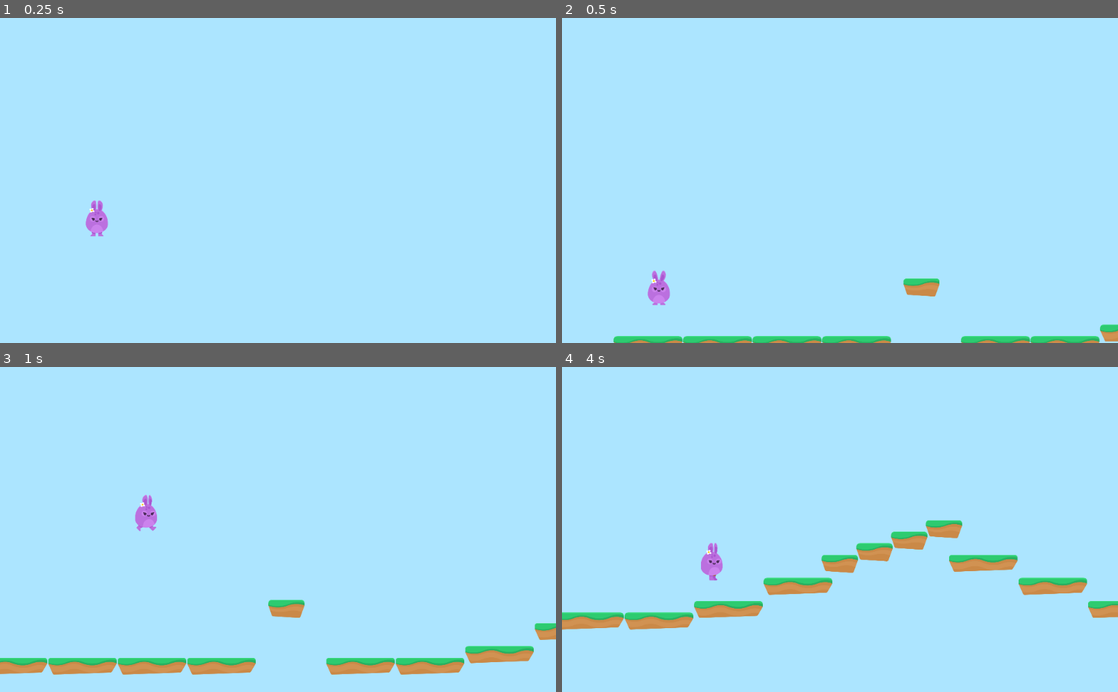
Above: before the commit, frames 1-4 (two rows, left to right).
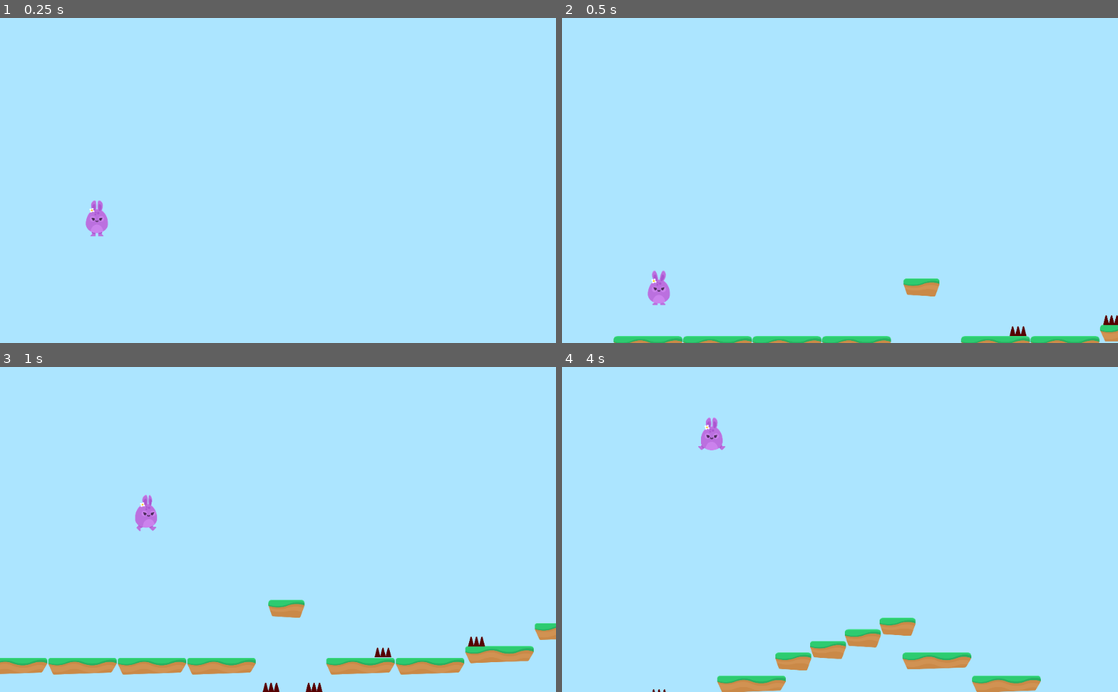
Above: after the commit, the same moments.

Repository: IchibanRei/HoppyDays
Game: Godot game, scene res://Levels/Level1.tscn
The game is run twice, just before and just after one commit, with the same random seed, the same clock (stepped at 60 frames per second) and the same inputs.
Inputs:
- Up to frame 1 (0.25 s): no input
- Up to frame 2 (0.5 s): no input
- Up to frame 3 (1 s): hold D (right) from 0.53 s (still down); hold Space (jump) from 0.53 s (still down)
- Up to frame 4 (4 s): release Space (jump) at 1.28 s; tap Space (jump) at 1.35, 1.52, 1.82, 2.85, 3.02, 3.32 s; release D (right) at 2.03 s; hold A (left) 2.03-2.78 s; hold Space (jump) 2.03-2.78 s; hold D (right) from 2.78 s (still down); hold Space (jump) from 3.53 s (still down)

Frame 1 is identical in both runs. In frame 2, 0.1% of the frame differs, in the area x 80-100%, y 91-98%; in frame 3, 0.3%; in frame 4, 8.9%, in the area x 0-100%, y 15-100%.

Commit message:
Added sound, music and game loop
Added sound, music and game loop

Diff:
--- /dev/null
+++ b/Hazards/SpikeTop.tscn
@@ -0,0 +1,17 @@
+[gd_scene load_steps=3 format=2]
+
+[ext_resource path="res://Hazards/hazards.gd" type="Script" id=1]
+[ext_resource path="res://GFX/Environment/spikes_top.png" type="Texture" id=2]
+
+[node name="SpikeTop" type="Area2D"]
+modulate = Color( 0.380392, 0, 0, 1 )
+collision_layer = 4
+script = ExtResource( 1 )
+
+[node name="Sprite" type="Sprite" parent="."]
+texture = ExtResource( 2 )
+
+[node name="CollisionPolygon2D" type="CollisionPolygon2D" parent="."]
+visible = false
+polygon = PoolVector2Array( -33.0483, -26.9903, -46.8382, 26.2208, 47.143, 26.2208, 32.9035, -26.9903 )
+[connection signal="body_entered" from="." to="." method="_on_SpikeTop_body_entered"]
--- /dev/null
+++ b/Hazards/hazards.gd
@@ -0,0 +1,6 @@
+extends Area2D
+
+
+
+func _on_SpikeTop_body_entered(body):
+	body.hurt()
--- /dev/null
+++ b/Levels/GameOver.gd
@@ -0,0 +1,4 @@
+extends Control
+
+func _on_RestartButton_pressed():
+	get_tree().change_scene("res://Levels/Level1.tscn")
--- /dev/null
+++ b/Levels/GameOver.tscn
@@ -0,0 +1,63 @@
+[gd_scene load_steps=7 format=2]
+
+[ext_resource path="res://Levels/GameOver.gd" type="Script" id=1]
+[ext_resource path="res://GFX/Background/bg_layer1.png" type="Texture" id=2]
+[ext_resource path="res://Fonts/candles_.ttf" type="DynamicFontData" id=3]
+[ext_resource path="res://GFX/HUD/lifes.png" type="Texture" id=4]
+
+[sub_resource type="DynamicFont" id=1]
+size = 128
+font_data = ExtResource( 3 )
+
+[sub_resource type="DynamicFont" id=2]
+size = 64
+font_data = ExtResource( 3 )
+
+[node name="GameOver" type="Control"]
+anchor_right = 1.0
+anchor_bottom = 1.0
+script = ExtResource( 1 )
+
+[node name="TextureRect" type="TextureRect" parent="."]
+anchor_right = 1.0
+anchor_bottom = 1.0
+texture = ExtResource( 2 )
+expand = true
+
+[node name="CenterContainer" type="CenterContainer" parent="."]
+anchor_right = 1.0
+anchor_bottom = 1.0
+
+[node name="VBoxContainer" type="VBoxContainer" parent="CenterContainer"]
+margin_left = 125.0
+margin_top = 175.0
+margin_right = 898.0
+margin_bottom = 425.0
+
+[node name="Label" type="Label" parent="CenterContainer/VBoxContainer"]
+margin_right = 773.0
+margin_bottom = 164.0
+custom_fonts/font = SubResource( 1 )
+custom_colors/font_color = Color( 0, 0, 0, 1 )
+text = "Game Over!"
+
+[node name="HBoxContainer" type="HBoxContainer" parent="CenterContainer/VBoxContainer"]
+margin_top = 168.0
+margin_right = 773.0
+margin_bottom = 250.0
+alignment = 1
+
+[node name="RestartButton" type="TextureButton" parent="CenterContainer/VBoxContainer/HBoxContainer"]
+margin_left = 176.0
+margin_right = 228.0
+margin_bottom = 82.0
+texture_normal = ExtResource( 4 )
+
+[node name="Label" type="Label" parent="CenterContainer/VBoxContainer/HBoxContainer"]
+margin_left = 232.0
+margin_right = 596.0
+margin_bottom = 82.0
+custom_fonts/font = SubResource( 2 )
+custom_colors/font_color = Color( 0, 0, 0, 1 )
+text = "Try Again!"
+[connection signal="pressed" from="CenterContainer/VBoxContainer/HBoxContainer/RestartButton" to="." method="_on_RestartButton_pressed"]
--- a/Levels/Level1.tscn
+++ b/Levels/Level1.tscn
@@ -1,14 +1,42 @@
-[gd_scene load_steps=3 format=2]
+[gd_scene load_steps=6 format=2]
 
 [ext_resource path="res://Player/Player.tscn" type="PackedScene" id=1]
 [ext_resource path="res://Levels/tileset.tres" type="TileSet" id=2]
+[ext_resource path="res://Hazards/SpikeTop.tscn" type="PackedScene" id=3]
+[ext_resource path="res://SFX/Chiptune_Adventures_1.ogg" type="AudioStream" id=4]
+
+[sub_resource type="GDScript" id=1]
+script/source = "extends Node2D
+"
 
 [node name="Level1" type="Node2D"]
+script = SubResource( 1 )
 
 [node name="Player" parent="." instance=ExtResource( 1 )]
 position = Vector2( 250.638, 105.484 )
 
 [node name="TileMap" type="TileMap" parent="."]
 tile_set = ExtResource( 2 )
+collision_layer = 2
 format = 1
 tile_data = PoolIntArray( 0, 720906, 0, 196779, 3, 0, 327840, 3, 0, 327851, 3, 0, 458894, 3, 0, 458902, 3, 0, 458923, 3 …(670 unchanged characters)…
+
+[node name="Hazards" type="Node" parent="."]
+editor/display_folded = true
+
+[node name="SpikeTop" parent="Hazards" instance=ExtResource( 3 )]
+position = Vector2( 1616.32, 1701.44 )
+
+[node name="SpikeTop2" parent="Hazards" instance=ExtResource( 3 )]
+position = Vector2( 2751.23, 1446.87 )
+
+[node name="SpikeTop3" parent="Hazards" instance=ExtResource( 3 )]
+position = Vector2( 2234.47, 1508.2 )
+
+[node name="SpikeTop4" parent="Hazards" instance=ExtResource( 3 )]
+position = Vector2( 1853.83, 1701.52 )
+
+[node name="BGM" type="AudioStreamPlayer" parent="."]
+stream = ExtResource( 4 )
+volume_db = -10.0
+autoplay = true
--- a/Player/Player.gd
+++ b/Player/Player.gd
@@ -6,6 +6,9 @@
 const GRAVITY = 150
 const UP = Vector2(0, -1)
 const JUMP_SPEED = 3500
+const WORLD_LIMIT = 4000
+
+var lives = 3
 
 signal animate
 
@@ -17,6 +20,8 @@
 	move_and_slide(motion, UP)
 
 func apply_gravity():
+	if position.y > WORLD_LIMIT:
+		end_game()
 	if is_on_floor():
 		motion.y = 0
 	elif is_on_ceiling():
@@ -35,6 +40,19 @@
 func jump():
 	if Input.is_action_pressed("jump") and is_on_floor():
 		motion.y -= JUMP_SPEED
+		$JumpSFX.play()
 
 func animate():
 	emit_signal("animate", motion)
+
+func end_game():
+	get_tree().change_scene("res://Levels/GameOver.tscn")
+
+func hurt():
+	position.y -= 1
+	yield(get_tree(), "idle_frame")
+	motion.y -= JUMP_SPEED
+	lives -= 1
+	$PainSFX.play()
+	if lives < 0:
+		end_game()
--- a/Player/Player.tscn
+++ b/Player/Player.tscn
@@ -6,6 +6,8 @@
 [ext_resource path="res://GFX/Background/bg_layer2.png" type="Texture" id=4]
 [ext_resource path="res://GFX/Background/bg_layer3.png" type="Texture" id=5]
 [ext_resource path="res://GFX/Background/bg_layer4.png" type="Texture" id=6]
+[ext_resource path="res://SFX/jump1.ogg" type="AudioStream" id=7]
+[ext_resource path="res://SFX/pain.ogg" type="AudioStream" id=8]
 
 [sub_resource type="CapsuleShape2D" id=1]
 radius = 61.8226
@@ -13,7 +15,7 @@
 
 [node name="Player" type="KinematicBody2D"]
 position = Vector2( 526.298, 405.401 )
-collision_layer = 2
+collision_mask = 6
 script = ExtResource( 1 )
 __meta__ = {
 "_edit_group_": true
@@ -73,4 +75,12 @@
 margin_right = 40.0
 margin_bottom = 40.0
 texture = ExtResource( 6 )
+
+[node name="JumpSFX" type="AudioStreamPlayer" parent="."]
+stream = ExtResource( 7 )
+volume_db = -10.0
+
+[node name="PainSFX" type="AudioStreamPlayer" parent="."]
+stream = ExtResource( 8 )
+volume_db = -12.0
 [connection signal="animate" from="." to="PlayerAnimation" method="_on_Player_animate"]
--- /dev/null
+++ b/default_bus_layout.tres
@@ -0,0 +1,3 @@
+[gd_resource type="AudioBusLayout" format=2]
+
+[resource]
--- a/project.godot
+++ b/project.godot
@@ -44,6 +44,7 @@
 2d_physics/layer_1="Player"
 2d_render/layer_2="Terrain"
 2d_physics/layer_2="Terrain"
+2d_physics/layer_3="Hazards"
 
 [rendering]
 
Not shown: 1 places in Player/Player.tscn that only renumber resources
Not shown, changed: SFX/jump1.ogg.import
Not shown, changed: SFX/pain.ogg.import
